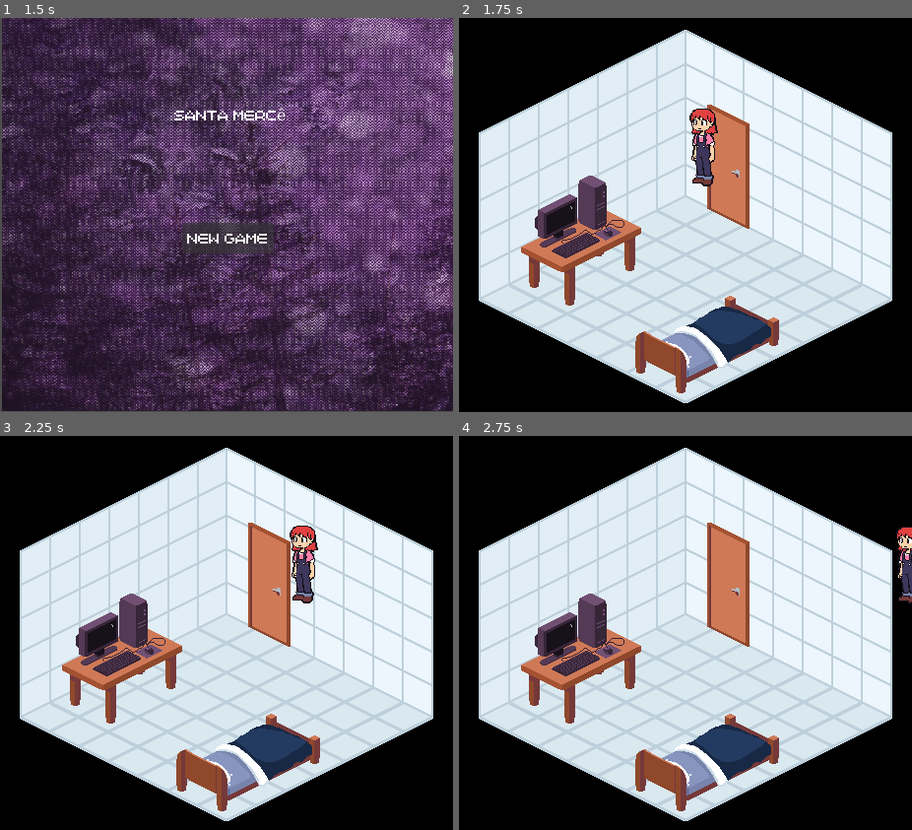
Above: before the commit, frames 1-4 (two rows, left to right).
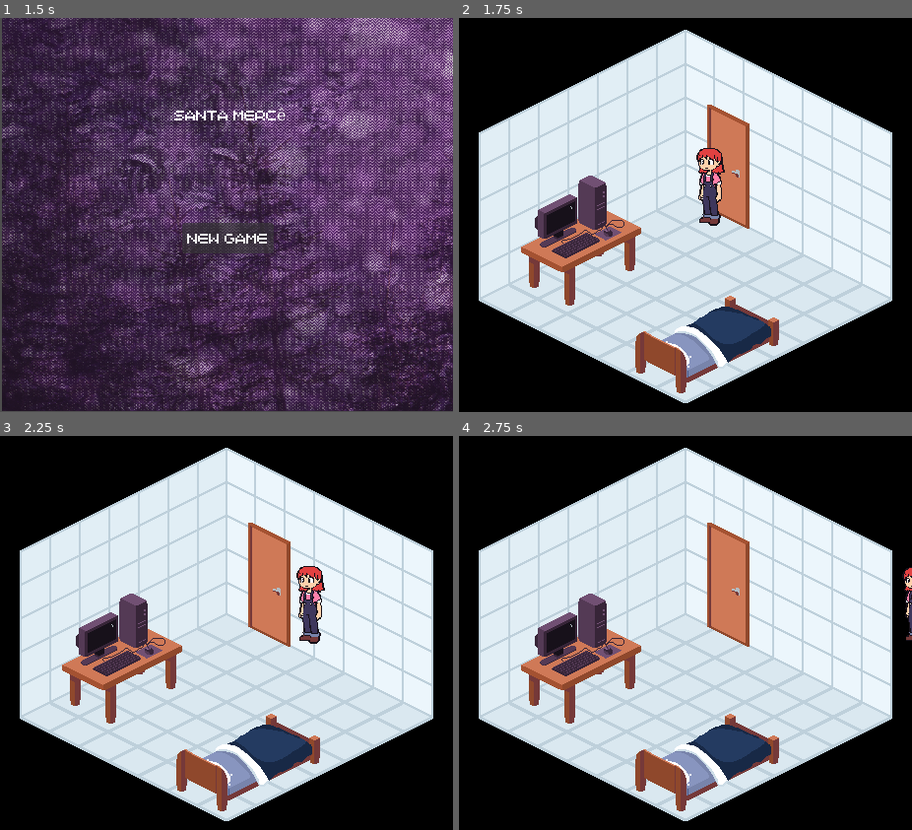
Above: after the commit, the same moments.

Repository: andcolatto/Repository-Santa-Merc-
Game: Godot game, scene res://Scenes/Menu.tscn
The game is run twice, just before and just after one commit, with the same random seed, the same clock (stepped at 60 frames per second) and the same inputs.
Inputs:
- Up to frame 1 (1.5 s): click "New Game" at 0.5 s; click "New Game" at 1.25 s
- Up to frame 2 (1.75 s): no input
- Up to frame 3 (2.25 s): tap Enter at 2 s; hold Right (ui_right) from 2.03 s (still down)
- Up to frame 4 (2.75 s): keep holding Right (ui_right)

Frame 1 is identical in both runs. In frame 2, 1.5% of the frame differs, in the area x 50-59%, y 23-53%; in frame 3, 1.4%; in frame 4, 0.6%.

Commit message:
bad collision 2 XD

Diff:
--- a/Santa Mercê/project/Scenes/debug.tscn
+++ b/Santa Mercê/project/Scenes/debug.tscn
@@ -9,7 +9,7 @@
 [ext_resource type="Texture2D" uid="uid://ca2eqb1a7ahmv" path="res://Planning sprites/door placeholder.png" id="6_j2m1g"]
 
 [sub_resource type="RectangleShape2D" id="RectangleShape2D_fee55"]
-size = Vector2(20, 88.46155)
+size = Vector2(20, 80.76924)
 
 [node name="Main" type="Node2D" unique_id=1381334392]
 
@@ -25,7 +25,7 @@
 color = Color(0, 0, 0, 1)
 
 [node name="Amanda" type="Node2D" parent="." unique_id=1790831288]
-position = Vector2(248, 131)
+position = Vector2(255, 172)
 
 [node name="CharacterBody2D" type="CharacterBody2D" parent="Amanda" unique_id=438428807 groups=["Amanda"]]
 z_index = 2
@@ -38,7 +38,7 @@
 offset = Vector2(0, 1)
 
 [node name="HitBox" type="CollisionShape2D" parent="Amanda/CharacterBody2D" unique_id=102753134]
-position = Vector2(0, 13)
+position = Vector2(0, 15)
 scale = Vector2(1, 0.52)
 shape = SubResource("RectangleShape2D_fee55")
 
